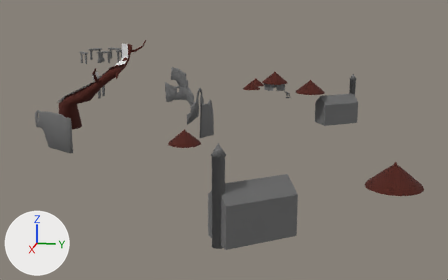
Renders of the glTF model assets/models/cycle_1.glb from each side of a commit.
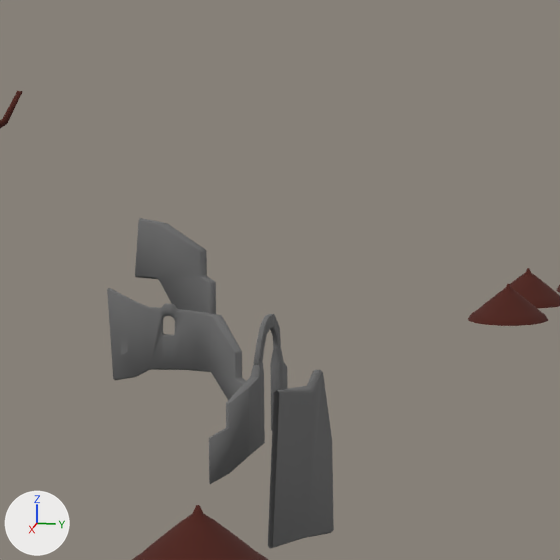
Each version is shown whole from a 50 mm camera at (262.7, 73.0, 49.4) aimed at (27.8, 26.1, -9.3), then close up on the part from 32% to 59% of the width and 7% to 50% of the height. The axes (+X, +Y, +Z) are drawn at lower left. The lights are the same throughout. Where no turn or scale is listed for an object, it has been applied to the vertices.

Objects in the first close-up: 'Arch', 'GardenWall', 'GardenWall.001', 'GardenWall.002', 'HutRoof.001', 'HutRoof.002', 'HutRoof.004'.
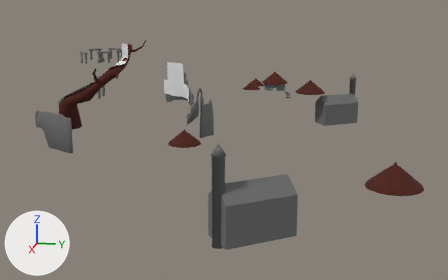
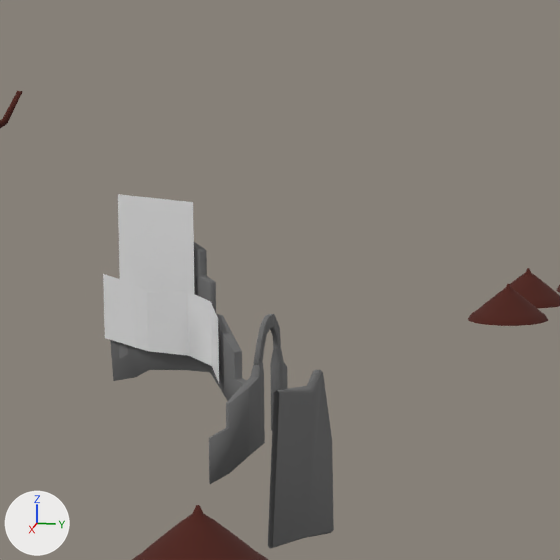
Edits to the bpy script that builds the scene:
```text
Add me_celtic_colonly:
    me_celtic_colonly.from_pydata([(-6.9, -2.8, -0.6), (-6.9, -2.8, -6.4), (-7.3, 1.2, -0.5), (-7.3, 1.2, -6.8), (-7.2, -4.1, 0.1), (-7.2, -4.1, -6.2), (-8.5, -7.6, 0.8), (-8.5, -7.6, -5.5), (-6.4, 3.7, -1.3), (-6.4, 3.7, -7.6), (-3.6, 5.1, -2.5), (-3.6, 5.1, -8.8), (-17.1, -8.5, 7.5), (-17.1, -8.5, -2.7), (-14.2, 0.0, 7.3), (-14.2, 0.0, -7.7)], [], [(0, 1, 3), (0, 3, 2), (1, 0, 4), (1, 4, 5), (5, 4, 6), (5, 6, 7), (2, 3, 9), (2, 9, 8), (8, 9, 11), (8, 11, 10), (12, 13, 15), (12, 15, 14)])
Add ob_celticboundary:
    ob_celticboundary = bpy.data.objects.new('CelticBoundary', me_celtic_colonly)
    ob_celticboundary.location = (2.96, -0.56, 8.52)
```

Location of each change, (x1, y1, x2, y2) in pixels of the close-ups (560 x 560 px):
'CelticBoundary', added
    after: (103, 194, 219, 383)
'GardenWall.001', unchanged, covered by the edit
    before: (135, 218, 216, 314)
    after: (194, 242, 216, 313)
